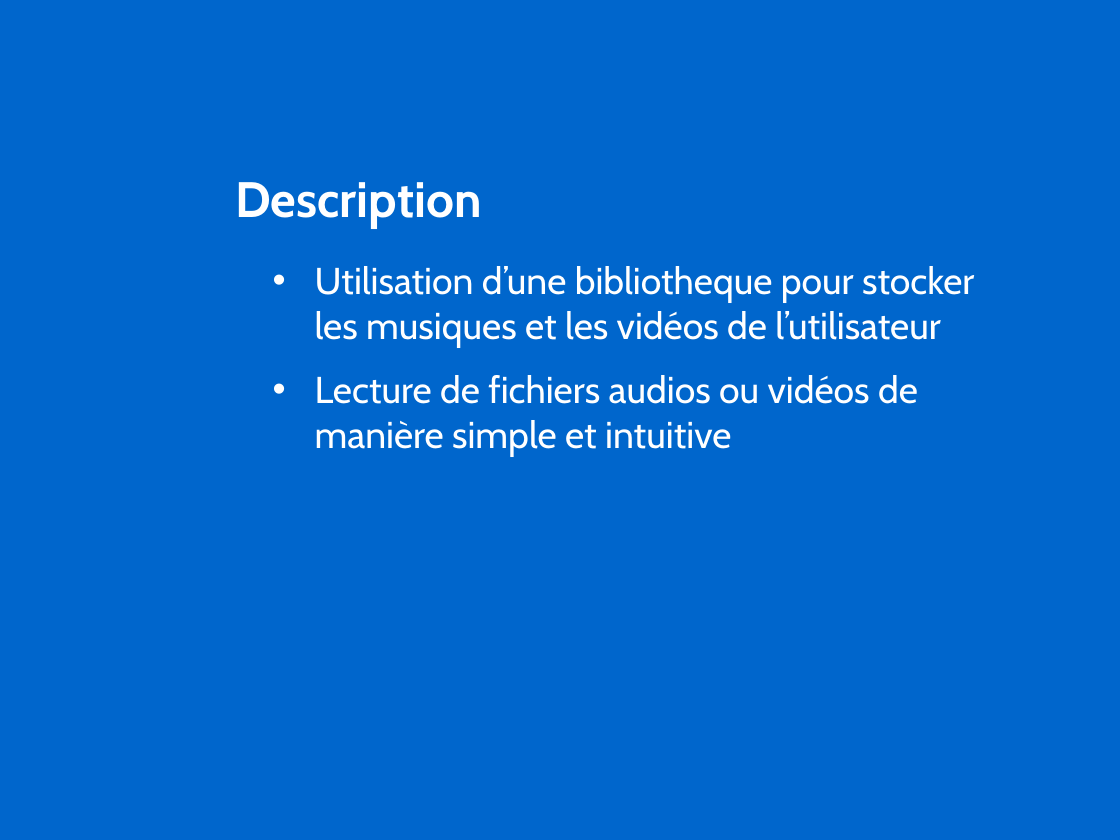
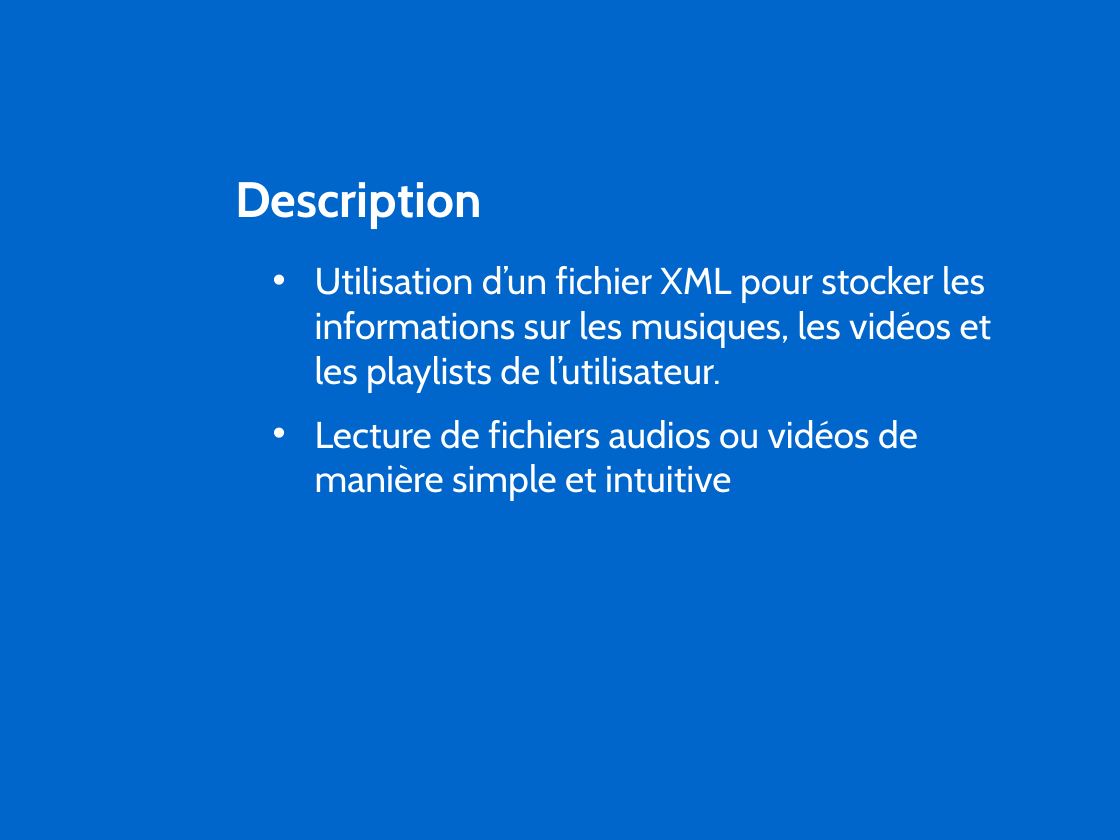
Before and after one commit to antoineNourZaf/PRO--OMP, a slide deck: slide 3 of Projet OMP.pptx. Drawn at 1120x840 pixels with LibreOffice and Linux fonts; fonts in the diff are those of the drawing; background and template pictures are left out. Boxes give left, top, right and bottom in pixels: in the first picture for what was removed or moved away, otherwise in the second. Text is boxed around its words. In the diff, an @@ line names an element or a change of style, - is before the commit and + after.

```diff
--- a/Projet OMP.pptx
+++ b/Projet OMP.pptx
@@ text at box(315, 266, 992, 393): text changed @@
-• Utilisation d’une bibliotheque pour stocker les musiques et les vidéos de l’utilisateur
+• Utilisation d’un fichier XML pour stocker les informations sur les musiques, les vidéos et les playlists de l’utilisateur.
```
Also in this commit, not shown: 5 other slides changed.
